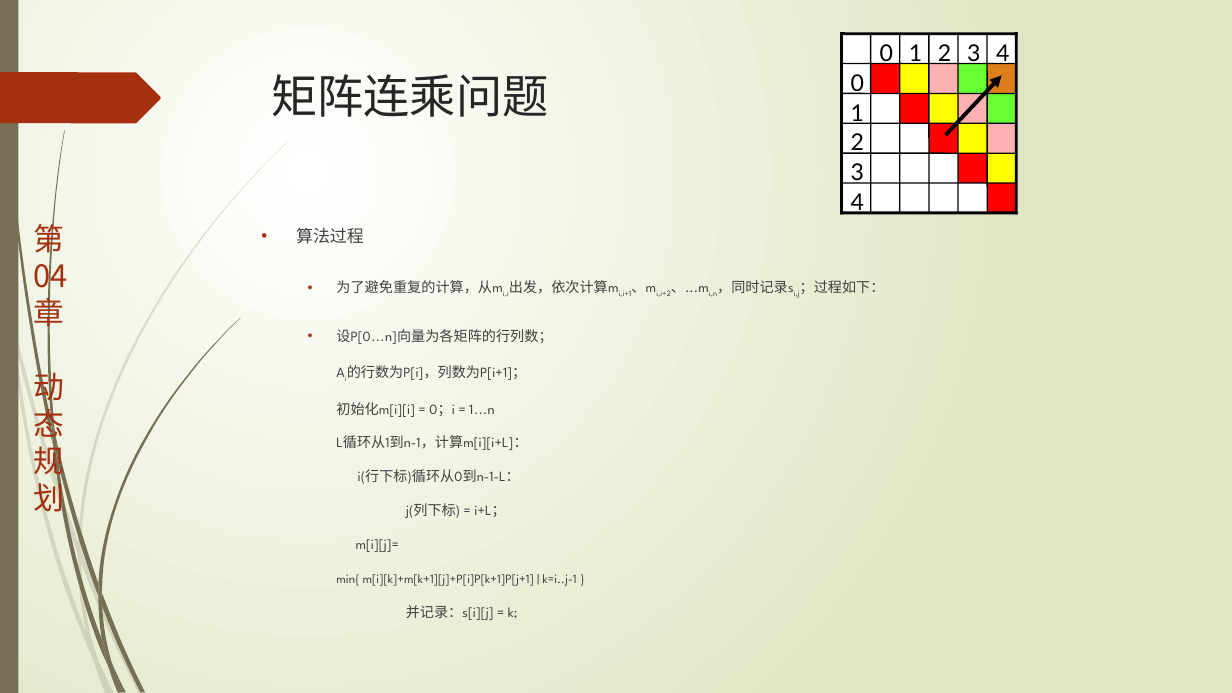
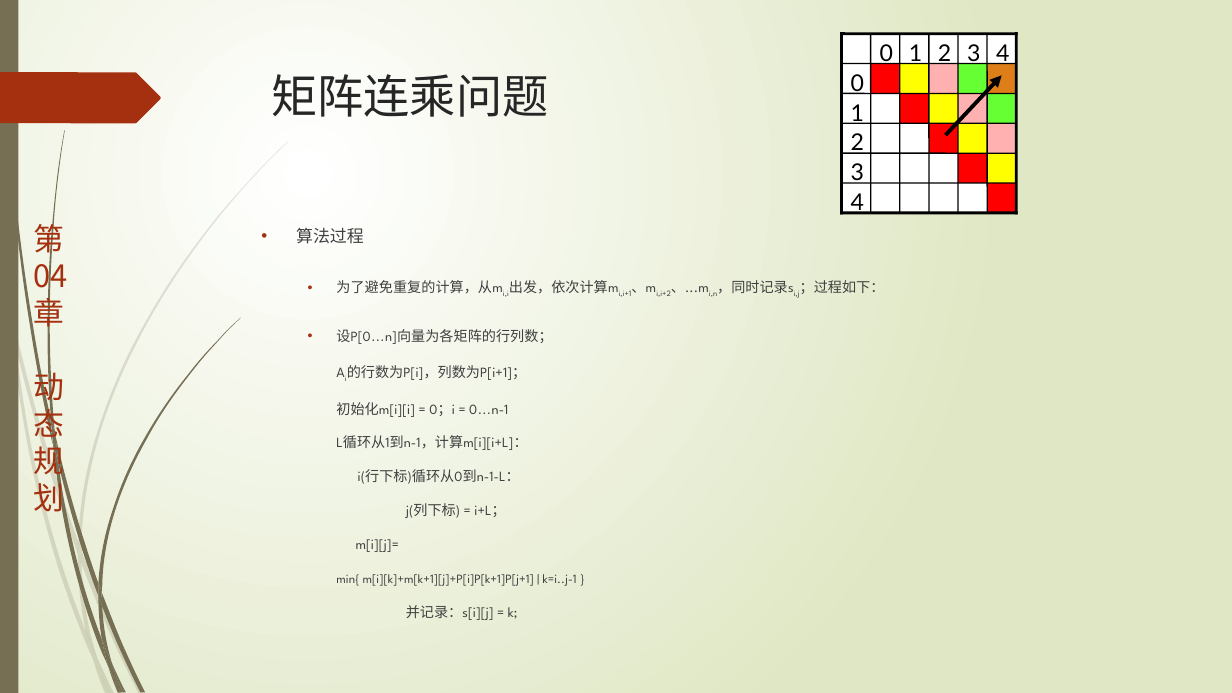
Before and after one commit to TeacherPeng/AlgorithmDesign, a slide deck: slide 9 of 教案/第04章.动态规划.pptx. Drawn at 1232x693 pixels with LibreOffice and Linux fonts; fonts in the diff are those of the drawing. Boxes give left, top, right and bottom in pixels: in the first picture for what was removed or moved away, otherwise in the second. Text is boxed around its words. In the diff, an @@ line names an element or a change of style, - is before the commit and + after.

```diff
--- a/教案/第04章.动态规划.pptx
+++ b/教案/第04章.动态规划.pptx
@@ text at [336, 329, 577, 620]: text changed @@
-  • 设P[0…n]向量为各矩阵的行列数；
-    Ai的行数为P[i]，列数为P[i+1]；
-    初始化m[i][i] = 0；i = 1…n
-    L循环从1到n-1，计算m[i][i+L]：
-    i(行下标)循环从0到n-1-L：
-    j(列下标) = i+L；
-    m[i][j]=
-    min{ m[i][k]+m[k+1][j]+P[i]P[k+1]P[j+1] | k=i..j-1 }
-    并记录：s[i][j] = k;
+  • 设P[0…n]向量为各矩阵的行列数；
+    Ai的行数为P[i]，列数为P[i+1]；
+    初始化m[i][i] = 0；i = 0…n-1
+    L循环从1到n-1，计算m[i][i+L]：
+    i(行下标)循环从0到n-1-L：
+    j(列下标) = i+L；
+    m[i][j]=
+    min{ m[i][k]+m[k+1][j]+P[i]P[k+1]P[j+1] | k=i..j-1 }
+    并记录：s[i][j] = k;
```
Also in this commit, not shown: 1 other slide changed.
